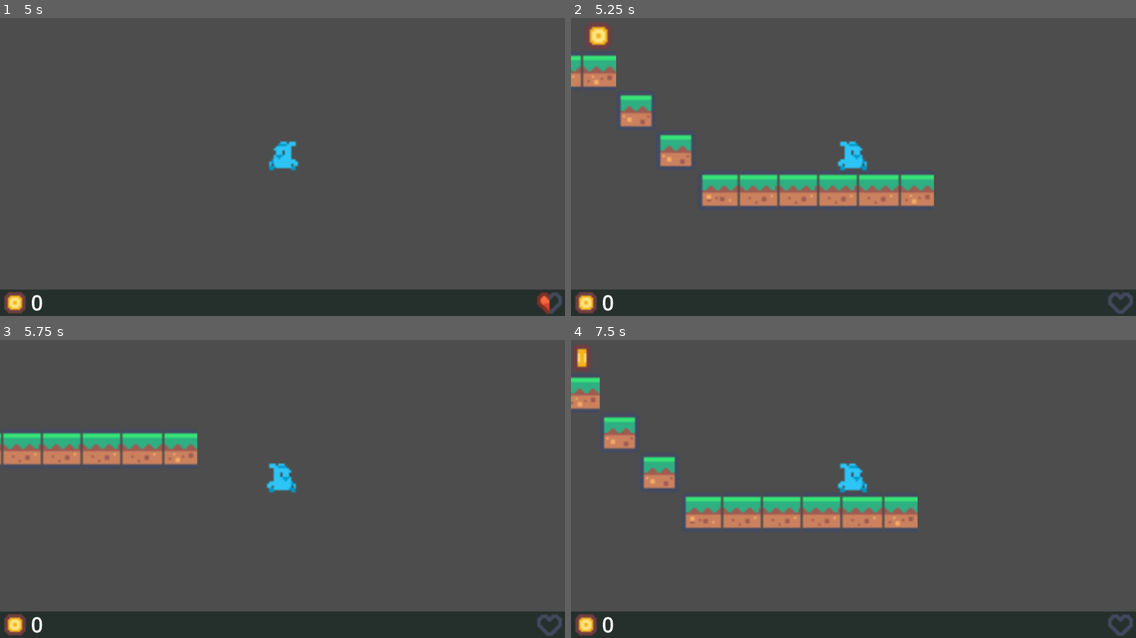
Above: before the commit, frames 1-4 (two rows, left to right).
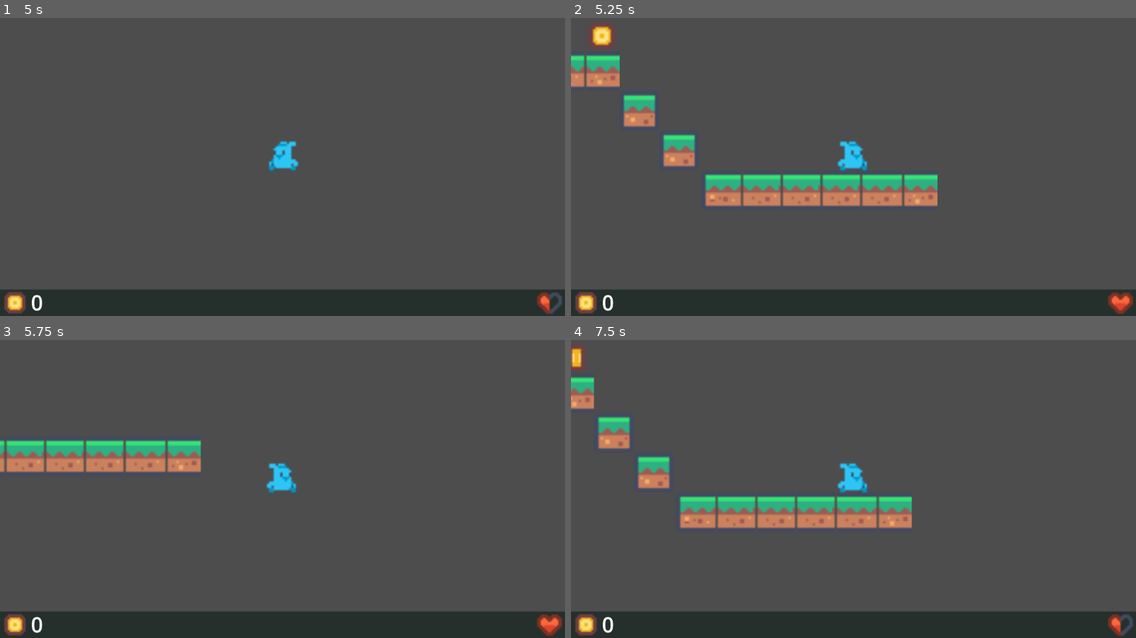
Above: after the commit, the same moments.

Repository: T-oo-T/game-development-final-project
Game: Godot game, scene res://Scenes/main.tscn
The game is run twice, just before and just after one commit, with the same random seed, the same clock (stepped at 60 frames per second) and the same inputs.
Inputs:
- Up to frame 1 (5 s): hold Right (right) 0.53-2.03 s; tap Up (jump) at 0.77, 1.52, 3.02, 3.77, 4.52 s; hold Left (left) 2.03-2.78 s; hold Right (right) 2.78-4.28 s; hold Left (left) from 4.28 s (still down)
- Up to frame 2 (5.25 s): tap Enter at 5 s; release Left (left) at 5.03 s; hold Right (right) from 5.03 s (still down)
- Up to frame 3 (5.75 s): keep holding Right (right)
- Up to frame 4 (7.5 s): release Right (right) at 5.78 s; hold Left (left) 5.78-7.28 s; tap Up (jump) at 6.02, 6.77 s; tap Space at 6.5 s; hold Right (right) from 7.28 s (still down)

Frame 1 is identical in both runs. In frame 2, 2.6% of the frame differs, in the area x 0-100%, y 1-100%; in frame 3, 4.2%, in the area x 0-100%, y 31-100%; in frame 4, 2.8%.

Commit message:
game over state

Diff:
--- a/Scripts/main.gd
+++ b/Scripts/main.gd
@@ -11,8 +11,8 @@
 
 # Called when the node enters the scene tree for the first time.
 func _ready() -> void:
+	current_level = null
 	current_level_index = 0
-	current_level = null
 	_load_level(current_level_index)
 
 func _load_level(level_idx: int) -> void:
@@ -25,7 +25,12 @@
 	current_level.player_reached_flag.connect(_on_player_reached_flag)
 	current_level.update_score.connect(_update_score)
 	current_level.update_lives.connect(_update_lives)
+	current_level.game_over.connect(_game_over)
 	add_child(current_level)
+
+func _game_over() -> void:
+	current_level_index = 0
+	_load_level(0)
 
 func _update_score(score) -> void:
 	$UI.set_score(score)
--- a/Scripts/map.gd
+++ b/Scripts/map.gd
@@ -3,6 +3,7 @@
 signal player_reached_flag
 signal update_score(score: int)
 signal update_lives(lives: int)
+signal game_over
 
 var score: int
 var player: Player
@@ -25,6 +26,9 @@
 	player.lives -= 1
 	player.position = Vector2.ZERO
 	update_lives.emit(player.lives)
+	if (player.lives == 0):
+		game_over.emit()
+
 	print(player.lives)
 
 func _player_collected_coin() -> void:
